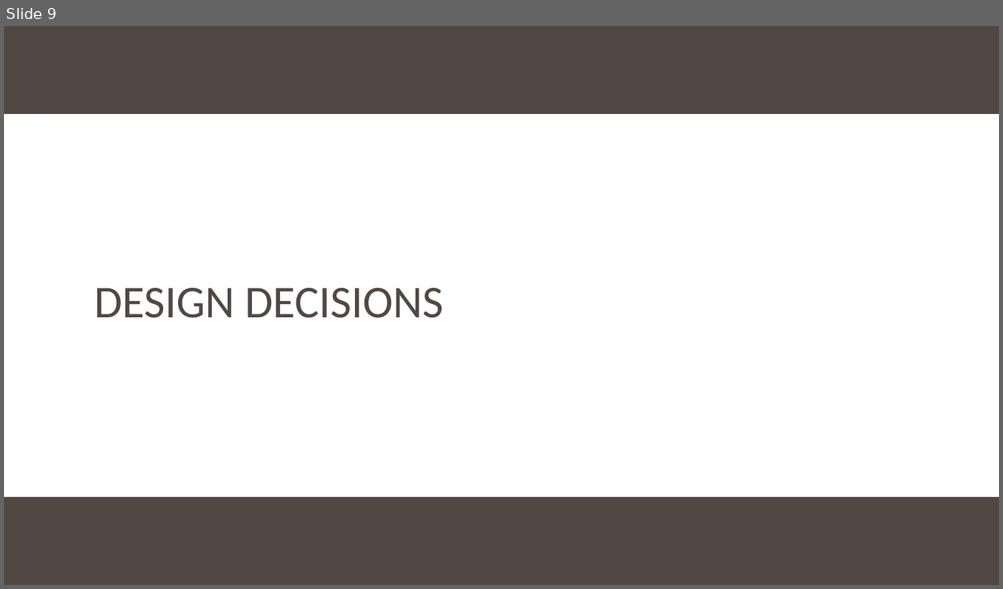
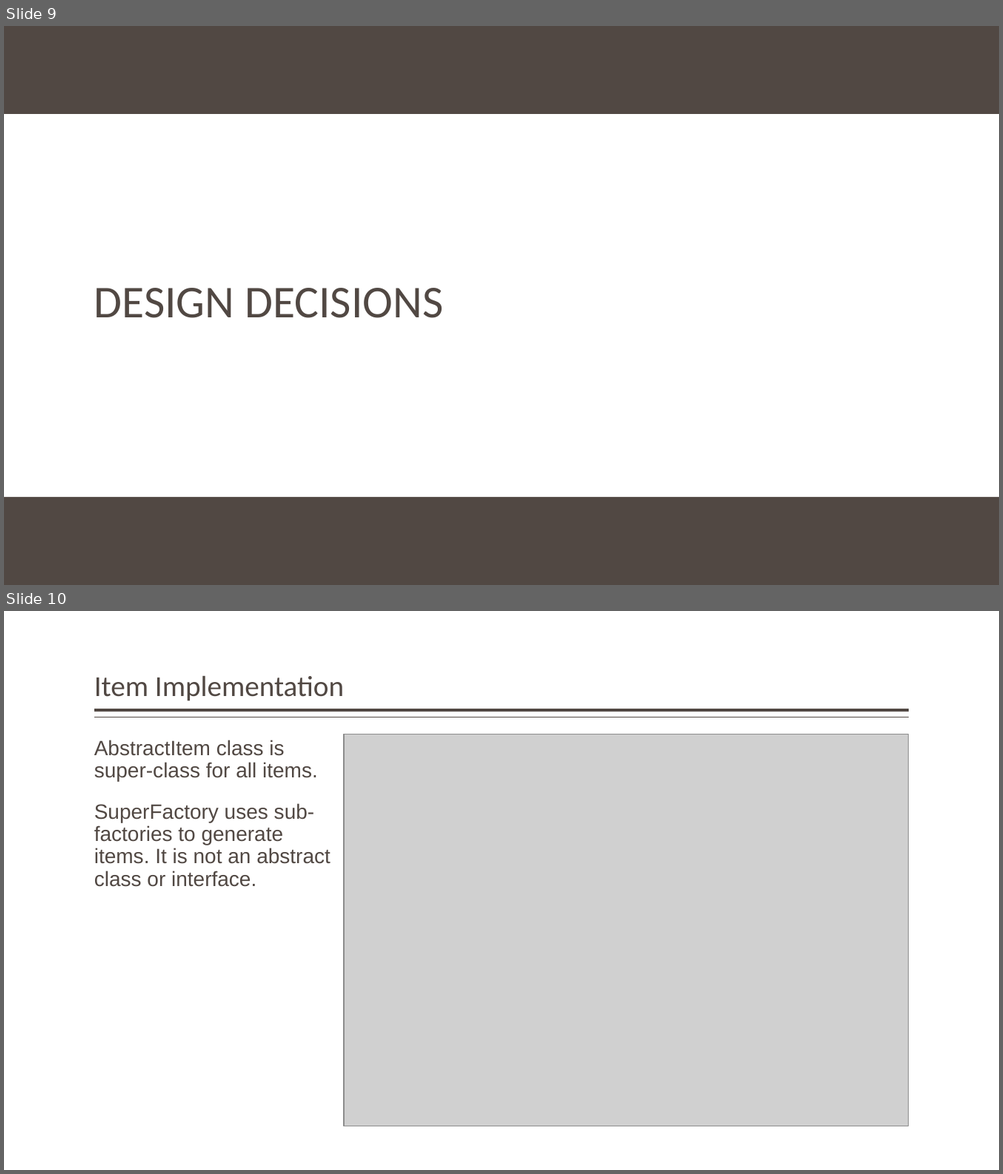
Before and after one commit to StateControlled/SE450_Final_Project, a slide deck: Final Project.pptx. Shown one above the other, each under a label of ours: slide 9 before the commit, slides 9 and 10 after it. The pictures are 1003x589 and 1003x1174 pixels, drawn with LibreOffice and Linux fonts; fonts in the diff are those of the drawing; grey boxes stand for pictures; background and template pictures are left out. Boxes give left, top, right and bottom in pixels: in the first picture for what was removed or moved away, otherwise in the second. Text is boxed around its words. In the diff, an @@ line names an element or a change of style, - is before the commit and + after.

```diff
--- a/Final Project.pptx
+++ b/Final Project.pptx
@@ slide 10 added at box(4, 611, 999, 1170), background #FFFFFF @@
@@ title added at box(94, 675, 344, 701), 28 pt, text #514843 @@
+Item Implementation
@@ line added from (909, 710) to (94, 710), #514843 3 pt @@
@@ line added from (909, 718) to (94, 718), #514843 1 pt @@
@@ text added at box(94, 740, 330, 887), 20 pt, text #514843 @@
+AbstractItem class is super-class for all items.
+SuperFactory uses sub-factories to generate items. It is not an abstract class or interface.
@@ picture added at box(344, 734, 908, 1126) @@
```
Also in this commit, not shown: 5 other slides added, 5 slides removed, 19 other files.
